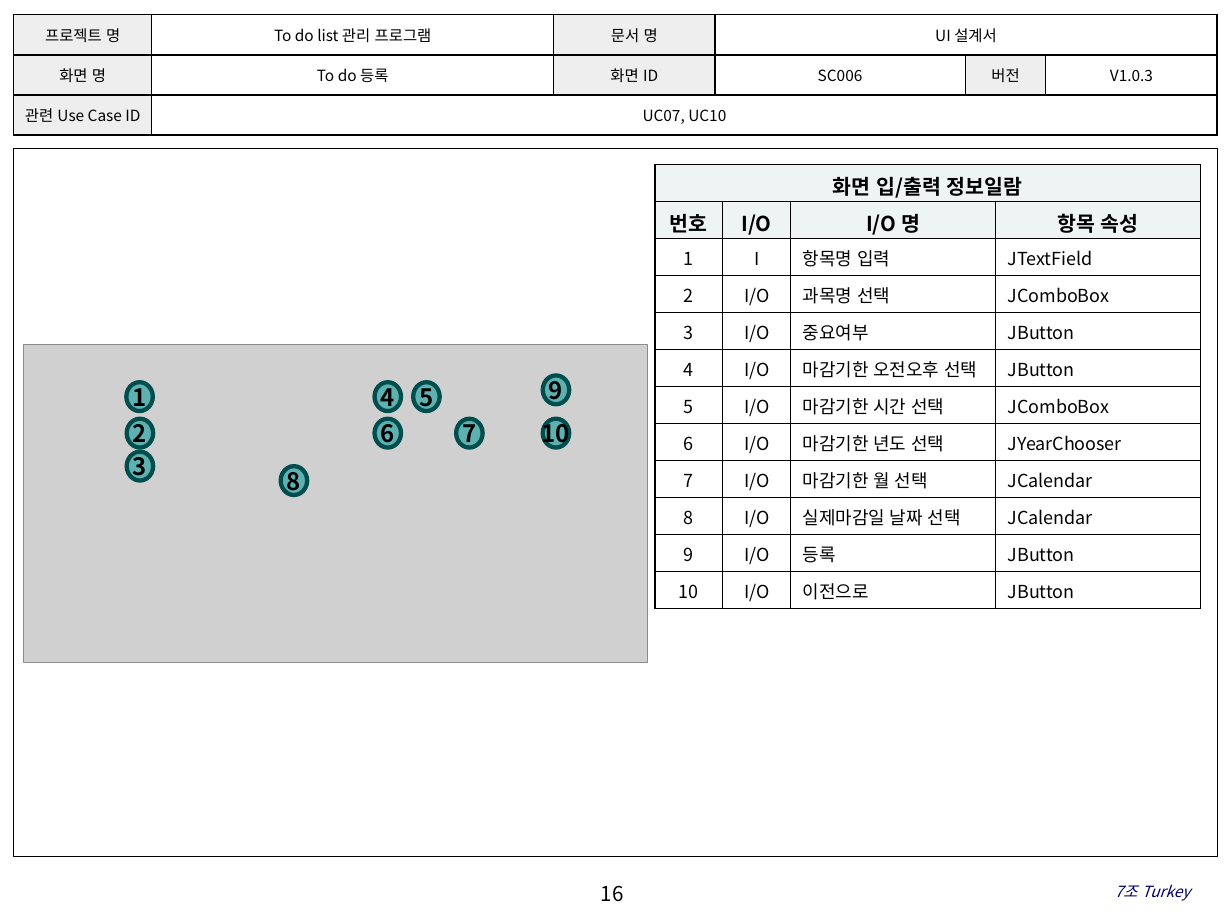
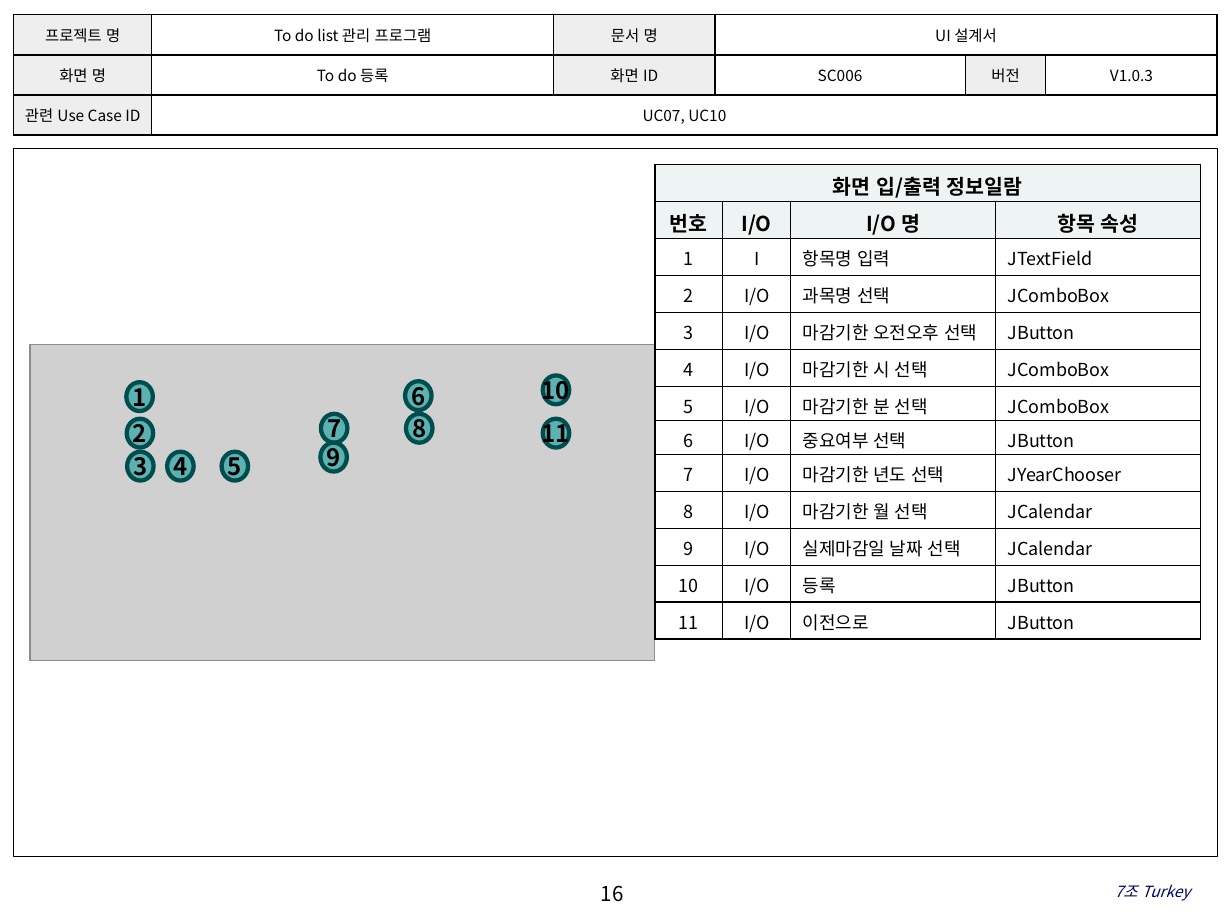
Before and after one commit to SE-admin/7, a slide deck: slide 16 of doc/3_ 설계서/UI Design.pptx. Drawn at 1232x924 pixels with LibreOffice and Linux fonts; fonts in the diff are those of the drawing; grey boxes stand for pictures; background and template pictures are left out. Boxes give left, top, right and bottom in pixels: in the first picture for what was removed or moved away, otherwise in the second. Text is boxed around its words. In the diff, an @@ line names an element or a change of style, - is before the commit and + after.

Commit message:
UI Design|doc|요구사항 변경으로 UI디자인 수정

```diff
--- a/doc/3_ 설계서/UI Design.pptx
+++ b/doc/3_ 설계서/UI Design.pptx
@@ table at [654,165,1199,658] @@
-row 5: 3 | I/O | 중요여부 | JButton
-row 6: 4 | I/O | 마감기한 오전오후 선택 | JButton
-row 7: 5 | I/O | 마감기한 시간 선택 | JComboBox
-row 8: 6 | I/O | 마감기한 년도 선택 | JYearChooser
-row 9: 7 | I/O | 마감기한 월 선택 | JCalendar
-row 10: 8 | I/O | 실제마감일 날짜 선택 | JCalendar
-row 11: 9 | I/O | 등록 | JButton
-row 12: 10 | I/O | 이전으로 | JButton
+row 5: 3 | I/O | 마감기한 오전오후 선택 | JButton
+row 6: 4 | I/O | 마감기한 시 선택 | JComboBox
+row 7: 5 | I/O | 마감기한 분 선택 | JComboBox
+row 8: 6 | I/O | 중요여부 선택 | JButton
+row 9: 7 | I/O | 마감기한 년도 선택 | JYearChooser
+row 10: 8 | I/O | 마감기한 월 선택 | JCalendar
+row 11: 9 | I/O | 실제마감일 날짜 선택 | JCalendar
+row 12: 10 | I/O | 등록 | JButton
+row 13: 11 | I/O | 이전으로 | JButton
@@ picture: place and size @@
-picture at [23,345,648,663]
+picture at [30,345,654,660]
@@ ellipse "6": place and size @@
-ellipse "6" at [375,419,402,447]
+ellipse "6" at [405,381,432,409]
@@ ellipse "10": place and size @@
-ellipse "10" at [543,419,570,447]
+ellipse "10" at [543,376,570,404]
@@ ellipse "7": place and size @@
-ellipse "7" at [456,419,483,447]
+ellipse "7" at [320,414,347,442]
@@ ellipse "8": place and size @@
-ellipse "8" at [281,466,308,494]
+ellipse "8" at [407,414,434,442]
@@ ellipse added at [543,419,570,447], fill #009999 at 55% opacity, outline #004C4C 2.5 pt, 14 pt, text #000000, bold @@
+11
@@ ellipse "9": place and size @@
-ellipse "9" at [543,376,570,404]
+ellipse "9" at [320,442,347,471]
@@ ellipse "4": place and size @@
-ellipse "4" at [375,382,402,410]
+ellipse "4" at [168,452,195,480]
@@ ellipse "5": place and size @@
-ellipse "5" at [413,382,440,410]
+ellipse "5" at [222,452,249,480]
```
Also in this commit, not shown: 13 other slides changed.
